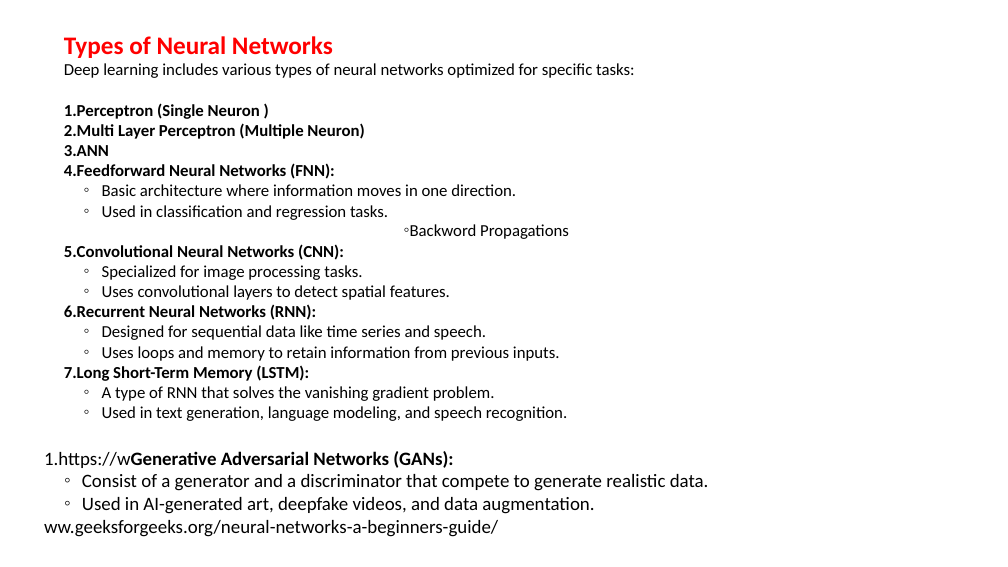
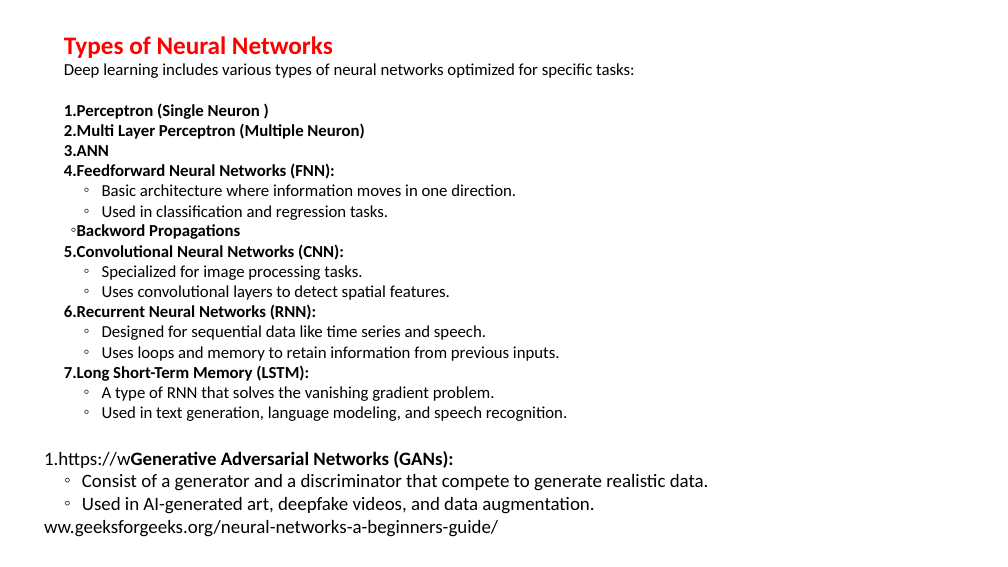
Before and after one commit to shahil04/ds_materials, a slide deck: slide 14 of 9.Deep_learning/class_1_module_9_deep learning__introduction.pptx. Drawn at 1008x567 pixels with LibreOffice and Linux fonts; fonts in the diff are those of the drawing. Boxes give left, top, right and bottom in pixels: in the first picture for what was removed or moved away, otherwise in the second. Text is boxed around its words. In the diff, an @@ line names an element or a change of style, - is before the commit and + after.

```diff
--- a/9.Deep_learning/class_1_module_9_deep learning__introduction.pptx
+++ b/9.Deep_learning/class_1_module_9_deep learning__introduction.pptx
@@ text "Backword Propagations": place and size @@
-text "Backword Propagations" at bbox=[410, 224, 569, 239]
+text "Backword Propagations" at bbox=[77, 224, 240, 239]
@@ text "Backword Propagations" at bbox=[77, 224, 240, 239]: bold on @@
```
Also in this commit, not shown: 3 other slides changed, 40 other files.
